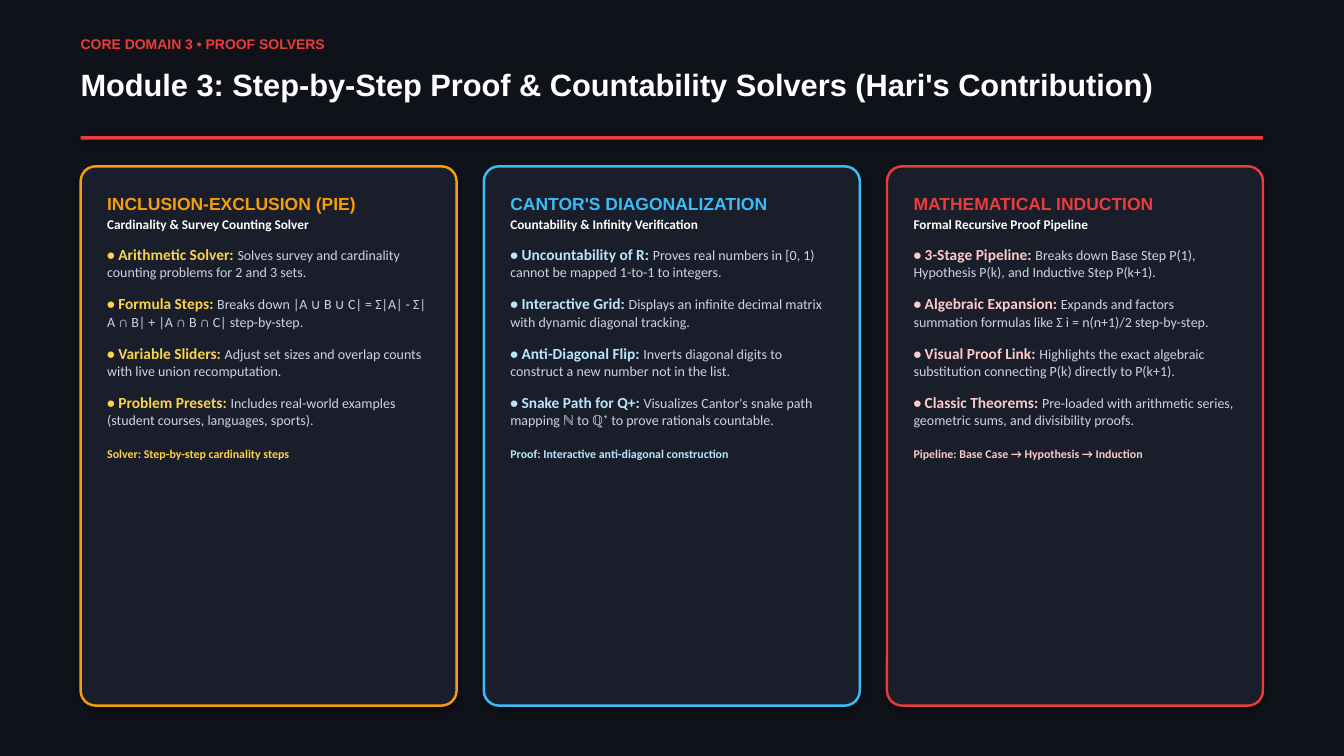
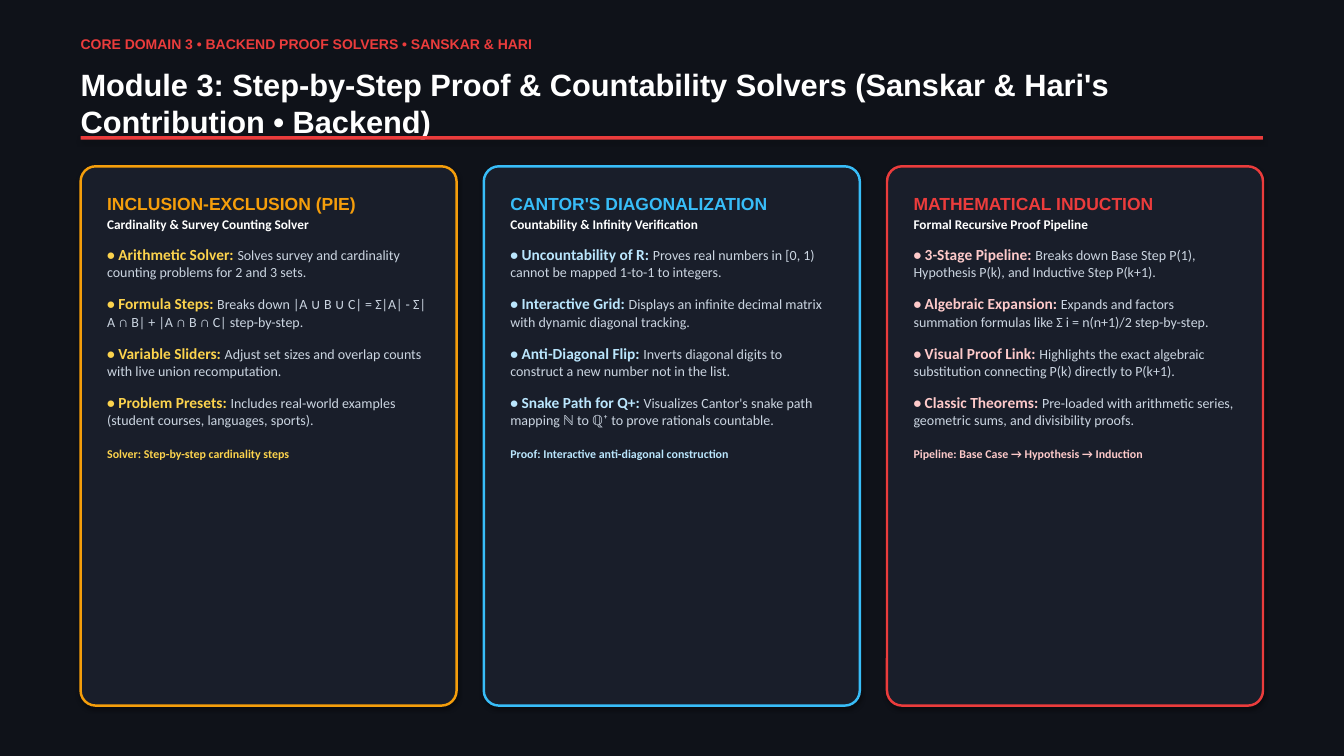
Before and after one commit to akash20065ray-sys/Logic_verse, a slide deck: slide 7 of LogicVerse_Presentation_With_Names.pptx. Drawn at 1344x756 pixels with LibreOffice and Linux fonts; fonts in the diff are those of the drawing. Boxes give left, top, right and bottom in pixels: in the first picture for what was removed or moved away, otherwise in the second. Text is boxed around its words. In the diff, an @@ line names an element or a change of style, - is before the commit and + after.

Commit message:
docs(presentation): update member roles and module breakdown matching exact specs

```diff
--- a/LogicVerse_Presentation_With_Names.pptx
+++ b/LogicVerse_Presentation_With_Names.pptx
@@ text at <box>81,39,532,49</box>: text changed @@
-CORE DOMAIN 3 • PROOF SOLVERS
+CORE DOMAIN 3 • BACKEND PROOF SOLVERS • SANSKAR & HARI
@@ text at <box>81,73,1108,138</box>: text changed @@
-Module 3: Step-by-Step Proof & Countability Solvers (Hari's Contribution)
+Module 3: Step-by-Step Proof & Countability Solvers (Sanskar & Hari's Contribution • Backend)
```
Also in this commit, not shown: 8 other slides changed, 2 other files.
